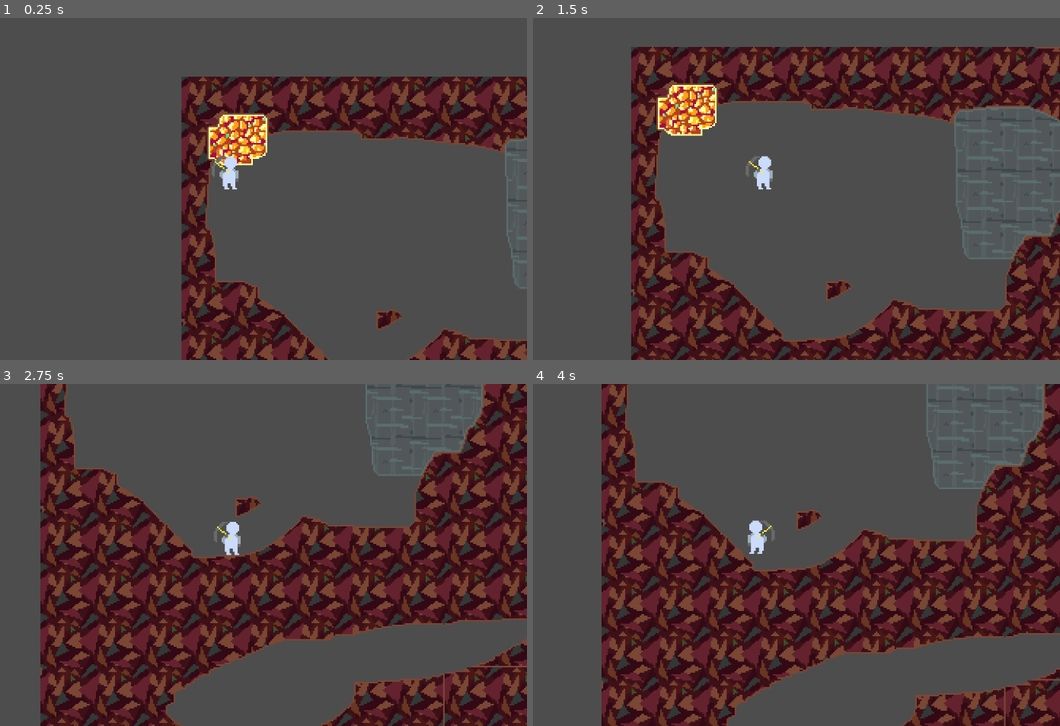
Above: before the commit, frames 1-4 (two rows, left to right).
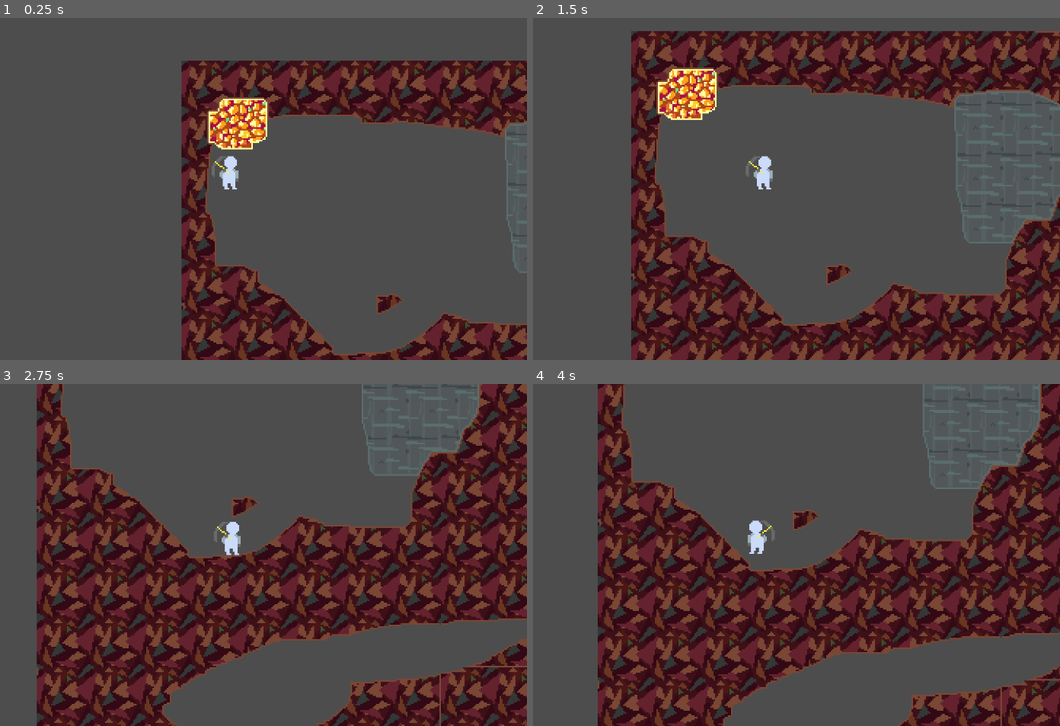
Above: after the commit, the same moments.

Repository: henriqueBD/core
Game: Godot game, scene res://scenes/game.tscn
Same seed, same stepped clock (60 frames per second), same inputs: the game is played once before the commit and once after it.
Inputs (mouse positions are in pixels of both pictures, inside the frame that each line leads up to):
- Up to frame 1 (0.25 s): no input
- Up to frame 2 (1.5 s): move the mouse to (891, 171) at 0.52 s; hold Right (ui_right) 0.53-1.28 s; tap L (hit_pickaxe) at 0.6 s; tap Space (jump) at 0.77 s; move the mouse to (633, 206) at 1.27 s; hold Down (ui_down) from 1.28 s (still down); click (633, 206) at 1.35 s
- Up to frame 3 (2.75 s): tap Space (jump) at 1.52 s; move the mouse to (284, 479) at 2.02 s; release Down (ui_down) at 2.03 s; hold Right (ui_right) from 2.03 s (still down); tap Mouse wheel down (scroll_down) at 2.1 s
- Up to frame 4 (4 s): move the mouse to (722, 623) at 2.77 s; release Right (ui_right) at 2.78 s; hold Up (ui_up) 2.78-3.53 s; tap Mouse wheel up (scroll_up) at 2.85 s; tap Space (jump) at 3.02, 3.77 s; move the mouse to (938, 606) at 3.52 s; hold Left (ui_left) from 3.53 s (still down); hold Shift from 3.53 s (still down)

The runs differ from the first frame. In frame 1, 21% of the frame differs, in the area x 34-100%, y 12-100%; in frame 2, 31%, in the area x 18-100%, y 3-100%; in frame 3, 23%; in frame 4, 20%.

Commit message:
Editor changes

Diff:
--- a/scenes/game.tscn
+++ b/scenes/game.tscn
@@ -15,7 +15,7 @@
 save_on_exit = false
 
 [node name="Player" parent="." instance=ExtResource("3_lnu2h")]
-position = Vector2(26, 68)
+position = Vector2(26, 78)
 gravity_amount = 1.7
 jump_force = 0.9
 coyote_time = 0.5
--- a/scripts/chunk_tile.gd
+++ b/scripts/chunk_tile.gd
@@ -1,3 +1,4 @@
+@tool
 class_name chunk_tile
 extends Sprite2D
 
--- a/scripts/chunks.gd
+++ b/scripts/chunks.gd
@@ -1,3 +1,4 @@
+@tool
 class_name chunk_mng
 extends Node2D
 
@@ -16,8 +17,8 @@
 var chunksDict: Dictionary[Vector2i, chunk_tile] = {}
 var chunksBuffDict: Dictionary[Vector2i, bool]
 
-var lastCurrChunkPlayer: Vector2i = Vector2i(-1, -1)
-var currChunkPlayer: Vector2i
+var _last_center_chunk: Vector2i = Vector2i(-1, -1)
+var _curr_center_chunk: Vector2i
 
 var id_to_name: Dictionary[int, String]
 var tile_sprites: Array[Image]
@@ -26,7 +27,11 @@
 var should_mouse_break: bool = true
 
 func _enter_tree() -> void:
-	Global.chunks = self
+	if Engine.is_editor_hint():
+		late_ready()
+		load_nearby_chunks(EditorInterface.get_editor_viewport_2d().get_mouse_position())
+	else:
+		Global.chunks = self
 
 func late_ready() -> void:
 	tile_sprites = [
@@ -181,16 +186,22 @@
 		chunksDict[chunk_bottom_left].break_tiles(world_rect, mining_force)
 
 func _process(_delta: float) -> void:
-	currChunkPlayer = world_to_chunk_key(player.global_position)
-
-	if currChunkPlayer == lastCurrChunkPlayer:
+	if Engine.is_editor_hint():
+		load_nearby_chunks(EditorInterface.get_editor_viewport_2d().get_mouse_position())
+		pass
+	else:
+		load_nearby_chunks(player.global_position)
+
+func load_nearby_chunks(global_pos: Vector2) -> void:
+	_curr_center_chunk = world_to_chunk_key(global_pos)
+	if _curr_center_chunk == _last_center_chunk:
 		return
 
-	lastCurrChunkPlayer = currChunkPlayer
+	_last_center_chunk = _curr_center_chunk
 	chunksBuffDict.clear()
 
-	for x_offset: int in range(currChunkPlayer.x - chunks_load_radius, currChunkPlayer.x + chunks_load_radius + 1):
-		for y_offset: int in range(currChunkPlayer.y - chunks_load_radius, currChunkPlayer.y + chunks_load_radius + 1):
+	for x_offset: int in range(_curr_center_chunk.x - chunks_load_radius, _curr_center_chunk.x + chunks_load_radius + 1):
+		for y_offset: int in range(_curr_center_chunk.y - chunks_load_radius, _curr_center_chunk.y + chunks_load_radius + 1):
 			var chunk_to_check: Vector2i = Vector2i(x_offset, y_offset)
 			if is_chunk_in_bounds(chunk_to_check):
 				chunksBuffDict[chunk_to_check] = true
Not shown, added: addons/map_editor/map_editor.gd
Not shown, added: addons/map_editor/map_editor.gd.uid
Not shown, added: addons/map_editor/plugin.cfg
